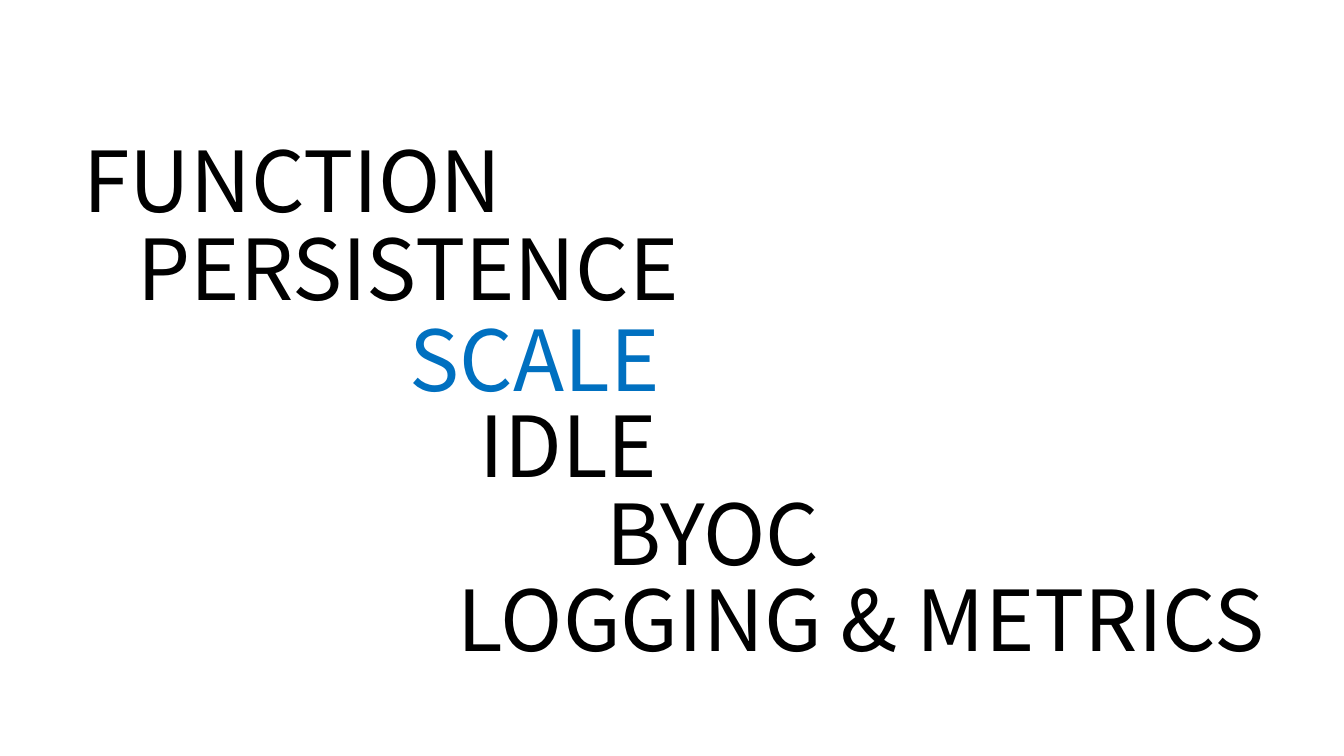
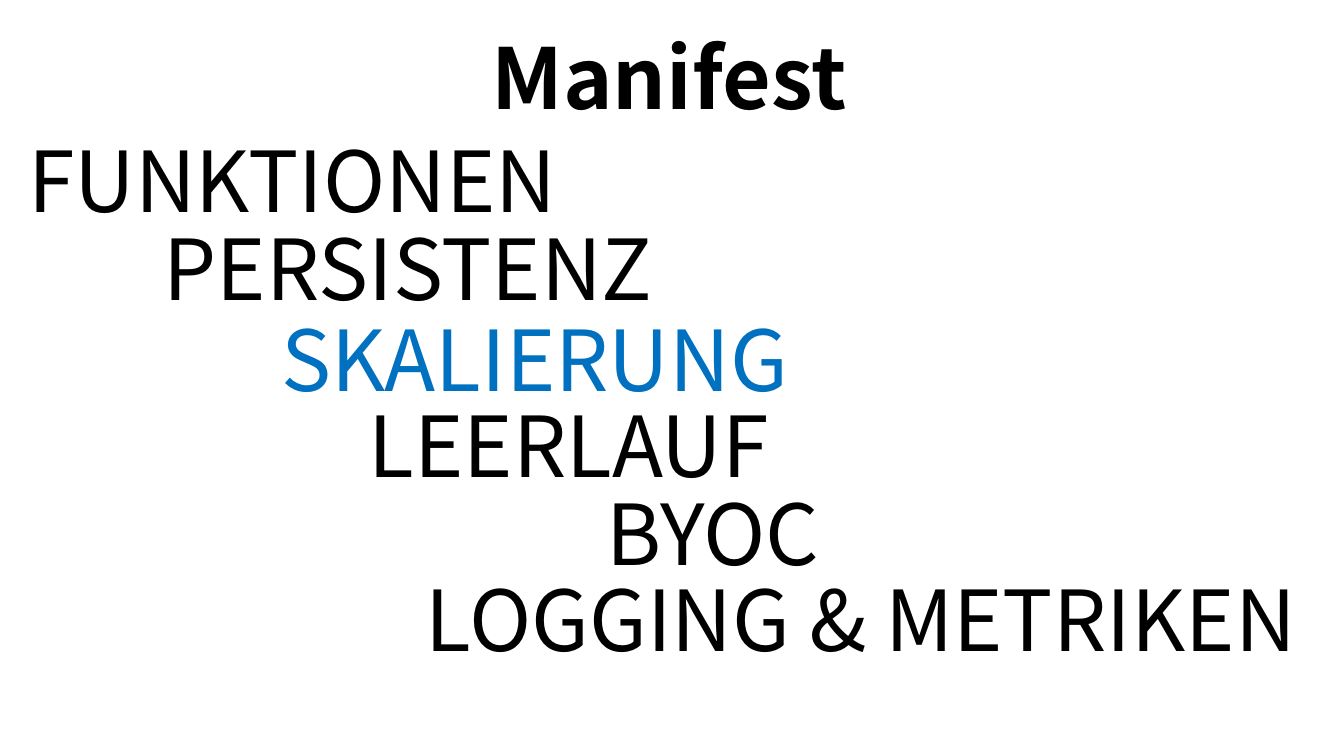
Before and after one commit to MaibornWolff/serverless-handson, a slide deck: slide 14 of slides/Serverless - Intro.pptx (slide 7 before the commit). Drawn at 1344x756 pixels with LibreOffice and Linux fonts; fonts in the diff are those of the drawing. Boxes give left, top, right and bottom in pixels: in the first picture for what was removed or moved away, otherwise in the second. Text is boxed around its words. In the diff, an @@ line names an element or a change of style, - is before the commit and + after.

```diff
--- a/slides/Serverless - Intro.pptx
+++ b/slides/Serverless - Intro.pptx
@@ text added at (492, 40, 847, 110), 60 pt, text #000000, bold @@
+Manifest
@@ text at (28, 149, 557, 213): text changed @@
-FUNCTION
+FUNKTIONEN
@@ text at (164, 237, 653, 301): text changed @@
-PERSISTENCE
+PERSISTENZ
@@ text at (281, 328, 788, 392): text changed @@
-SCALE
+SKALIERUNG
@@ text at (368, 415, 768, 478): text changed @@
-IDLE
+LEERLAUF
@@ text at (426, 588, 1295, 652): text changed @@
-LOGGING & METRICS
+LOGGING & METRIKEN
```
Also in this commit, not shown: 15 other slides changed, 13 slides added, 7 slides removed, 2 other files.
